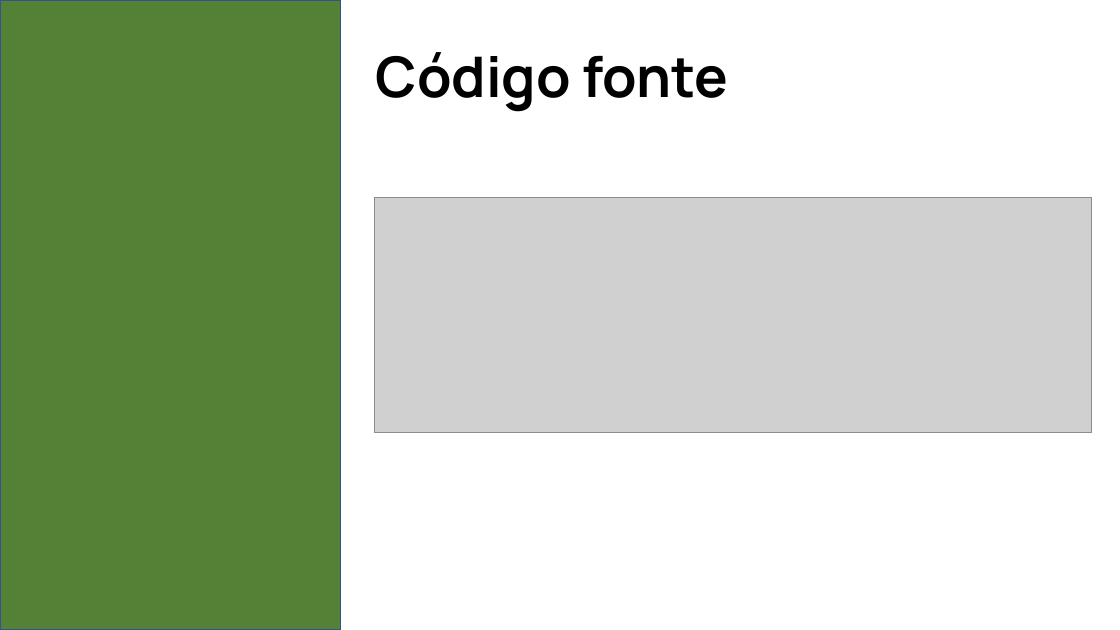
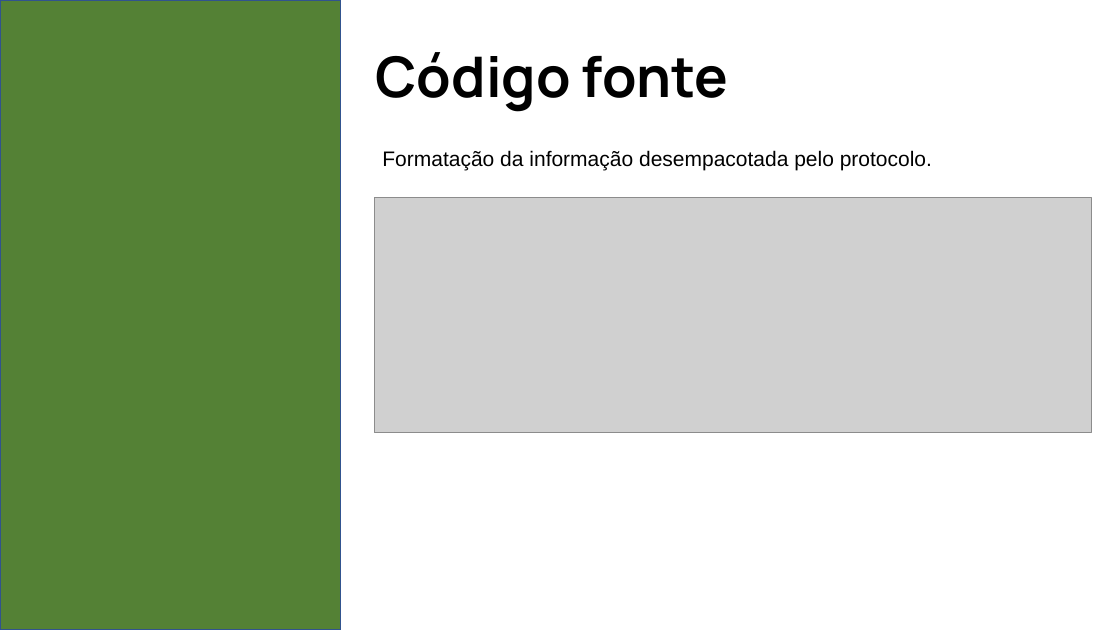
Before and after one commit to erick-andrade1/projeto-redes-2, a slide deck: slide 11 of Slide redes 2.pptx (slide 9 before the commit). Drawn at 1120x630 pixels with LibreOffice and Linux fonts; fonts in the diff are those of the drawing; grey boxes stand for pictures. Boxes give left, top, right and bottom in pixels: in the first picture for what was removed or moved away, otherwise in the second. Text is boxed around its words. In the diff, an @@ line names an element or a change of style, - is before the commit and + after.

Commit message:
Alterações na formatação do código

```diff
--- a/Slide redes 2.pptx
+++ b/Slide redes 2.pptx
@@ text added at box(382, 150, 932, 171), 18 pt, text #000000 @@
+Formatação da informação desempacotada pelo protocolo.
```
Also in this commit, not shown: 2 other slides changed, 7 slides added, 5 slides removed, 2 other files.
